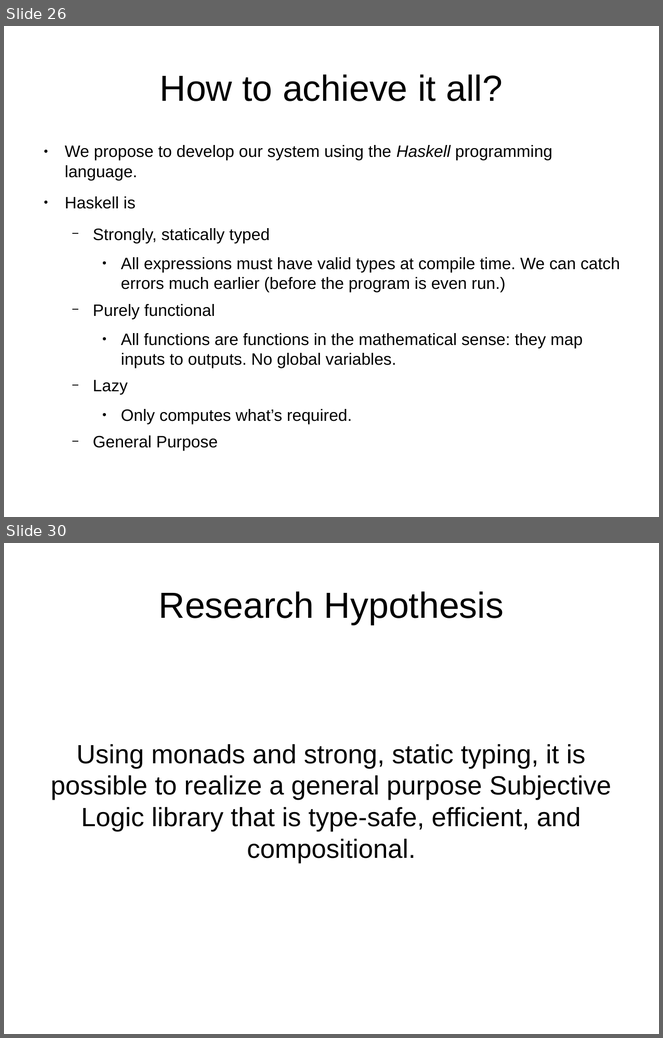
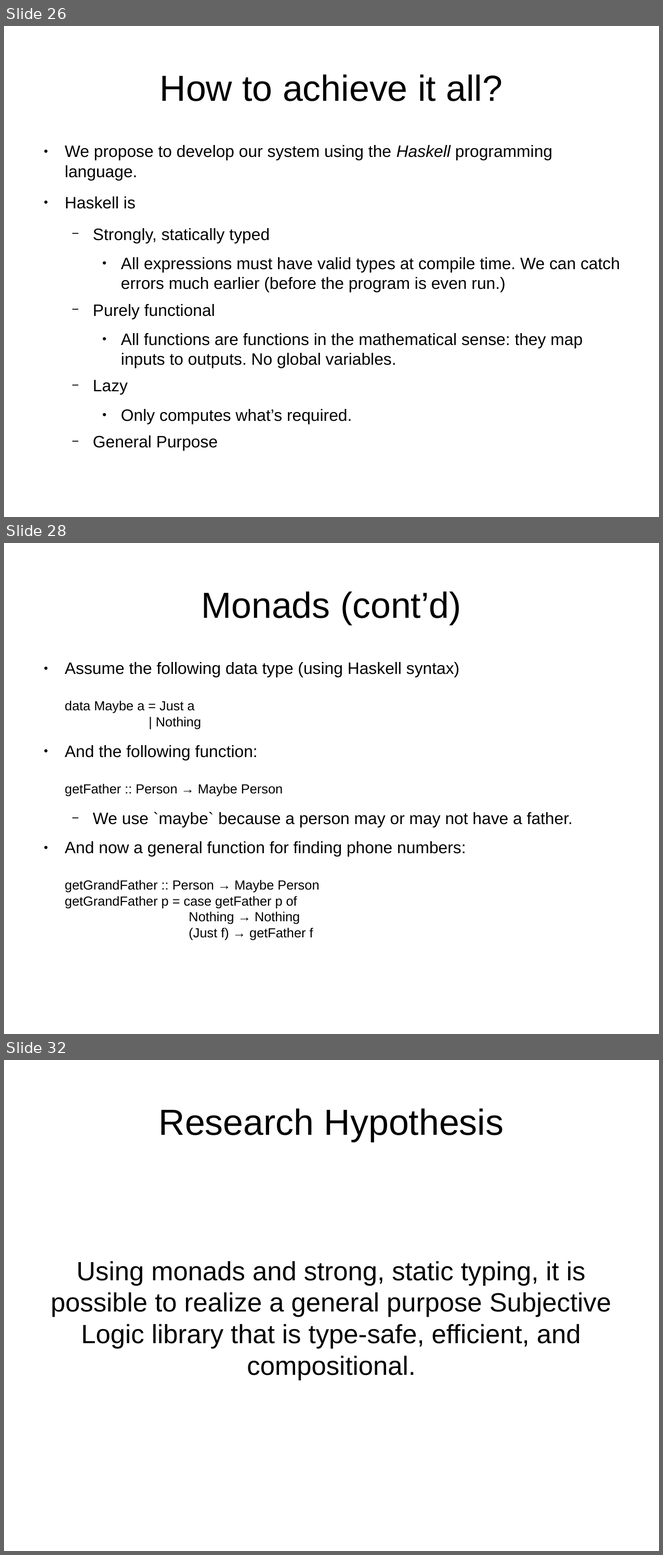
Before and after one commit to bstamour/SLHS, a slide deck: docs/proposal-from-bob.odp. Shown one above the other, each under a label of ours: slides 26 and 30 before the commit, slides 26, 28 and 32 after it; the slides between them are not shown. The pictures are 663x1038 and 663x1555 pixels, drawn with LibreOffice and Linux fonts; fonts in the diff are those of the drawing. Boxes give left, top, right and bottom in pixels: in the first picture for what was removed or moved away, otherwise in the second. Text is boxed around its words. In the diff, an @@ line names an element or a change of style, - is before the commit and + after.

Commit message:
monad section

```diff
--- a/docs/proposal-from-bob.odp
+++ b/docs/proposal-from-bob.odp
@@ slide 28 added at [4, 543, 659, 1034], background #FFFFFF @@
@@ title added at [201, 591, 462, 625], 44 pt, text #000000 @@
+Monads (cont’d)
@@ text added at [65, 662, 573, 940], 20 pt, text #000000 @@
+● Assume the following data type (using Haskell syntax)
+  data Maybe a = Just a
+  | Nothing
+● And the following function:
+  getFather :: Person → Maybe Person
+  − We use `maybe` because a person may or may not have a father.
+● And now a general function for finding phone numbers:
+  getGrandFather :: Person → Maybe Person
+  getGrandFather p = case getFather p of
+  Nothing → Nothing
+  (Just f) → getFather f
@@ what was slide 30 is now slide 32 @@
```
Also in this commit, not shown: 2 slides changed, 2 other slides added, 1 slide removed.
